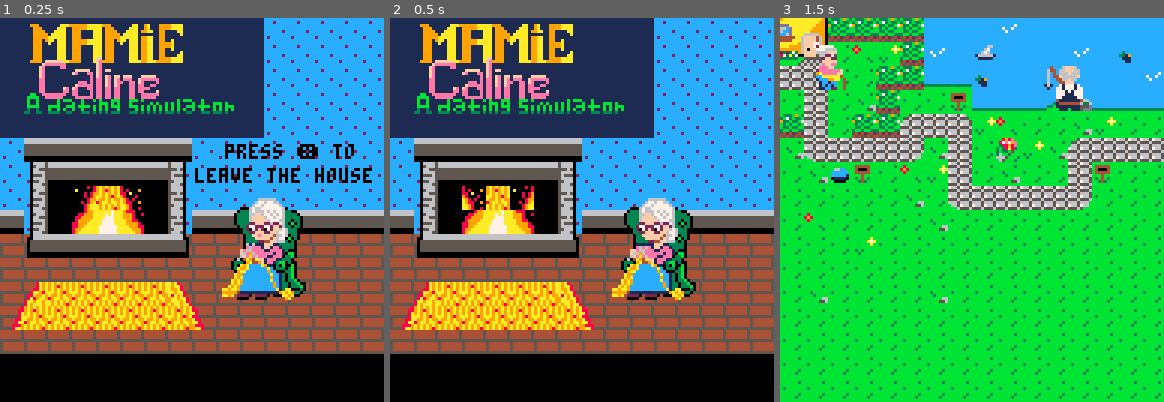
Above: before the commit, frames 1-3 (left to right).
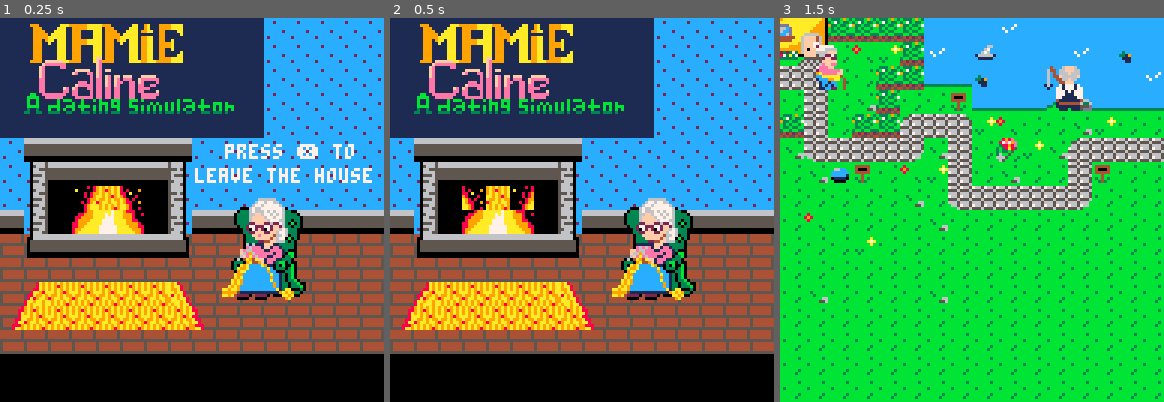
Above: after the commit, the same moments.

Repository: AndreaBacquele/projet-collectif---pico8-mamiecalineteam
Game: PICO-8 cartridge mamiecaline.p8
The game is run twice, just before and just after one commit, with the same random seed, the same clock (stepped at 60 frames per second) and the same inputs.
Inputs:
- Up to frame 1 (0.25 s): no input
- Up to frame 2 (0.5 s): no input
- Up to frame 3 (1.5 s): tap X (X key) at 1.07 s

The runs differ from the first frame. In frame 1, 1.3% of the frame differs, in the area x 50-97%, y 32-43%; in frame 2, nothing differs; in frame 3, nothing differs.

Commit message:
ajouts marion

Diff:
--- a/mamiecaline.p8
+++ b/mamiecaline.p8
@@ -9,6 +9,7 @@
 end
 
 function _draw()
+draw_ui()
 
 end
 
@@ -137,6 +138,14 @@
 
 end
 -->8
+--ui
+
+--afficher compteur de fleurs
+function draw_ui()
+	camera()
+	spr(58,2,2)
+	print("x"..p.flower,10,2,7)
+end
 
 -->8
 --main menu
@@ -147,8 +156,8 @@
 function mainmenu1()
     cls()
 	map(32,0)
-	print("press ❎ to",75,42,0)
-    print("leave the house",65,50,0)
+	print("press ❎ to",75,42,7)
+    print("leave the house",65,50,7)
 end
 
 function mainmenu2()
